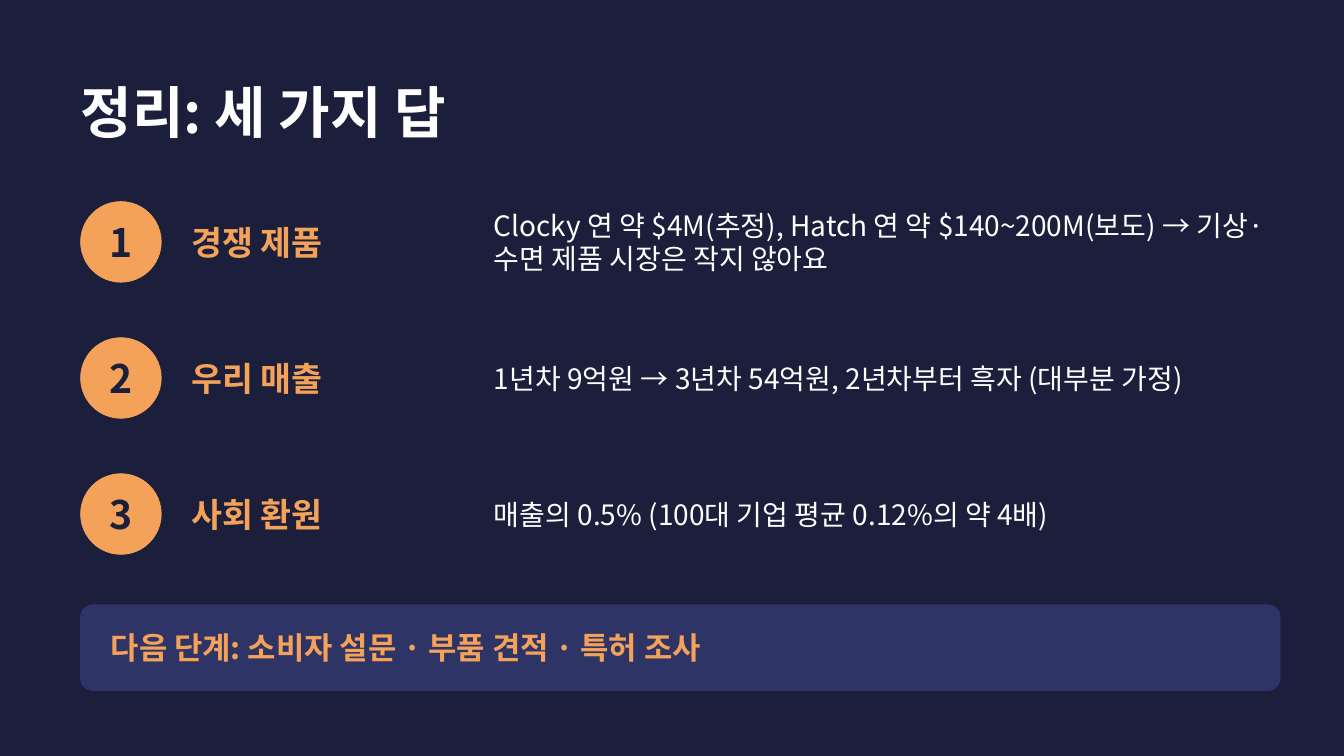
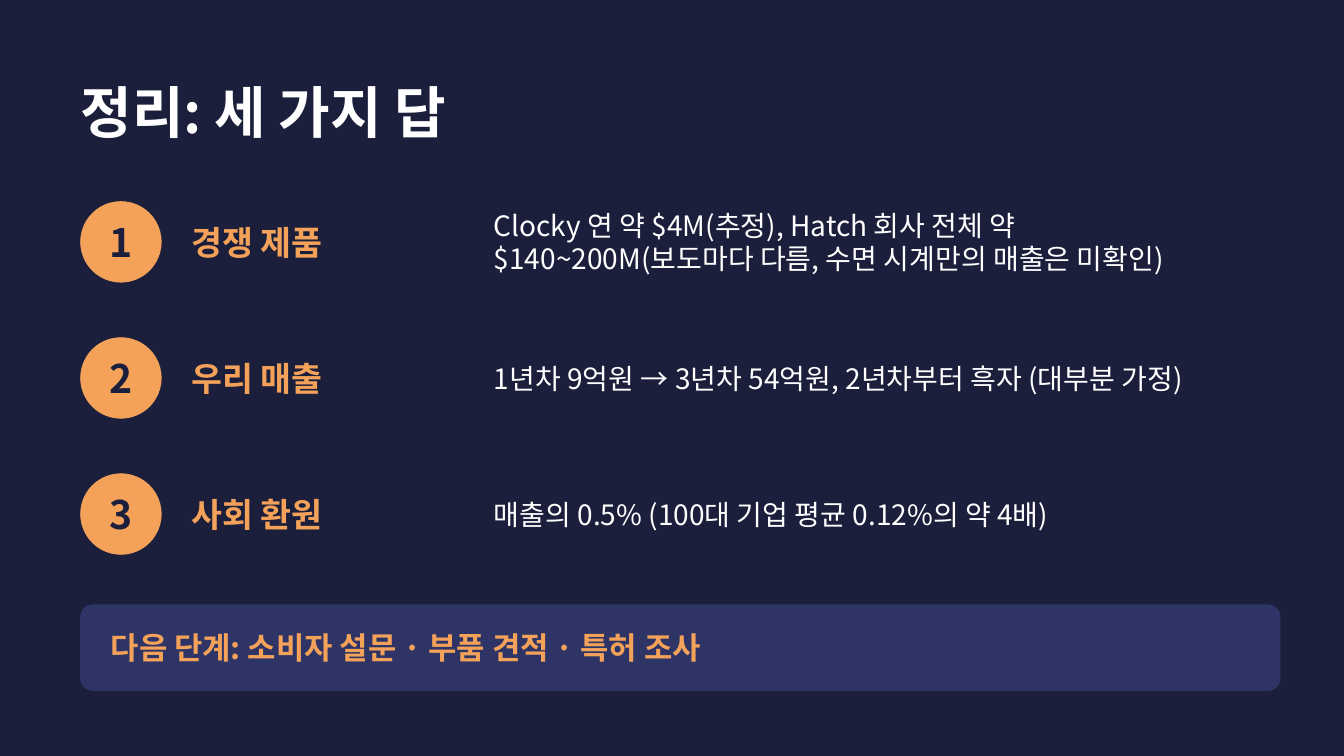
Before and after one commit to g975682-source/-, a slide deck: slide 18 of MorningHands_Student_Presentation.pptx. Drawn at 1344x756 pixels with LibreOffice and Linux fonts; fonts in the diff are those of the drawing. Boxes give left, top, right and bottom in pixels: in the first picture for what was removed or moved away, otherwise in the second. Text is boxed around its words. In the diff, an @@ line names an element or a change of style, - is before the commit and + after.

```diff
--- a/MorningHands_Student_Presentation.pptx
+++ b/MorningHands_Student_Presentation.pptx
@@ text at box(494, 212, 1164, 275): text changed @@
-Clocky 연 약 $4M(추정), Hatch 연 약 $140~200M(보도) → 기상·수면 제품 시장은 작지 않아요
+Clocky 연 약 $4M(추정), Hatch 회사 전체 약 $140~200M(보도마다 다름, 수면 시계만의 매출은 미확인)
```
Also in this commit, not shown: 3 other slides changed, 2 other files.
